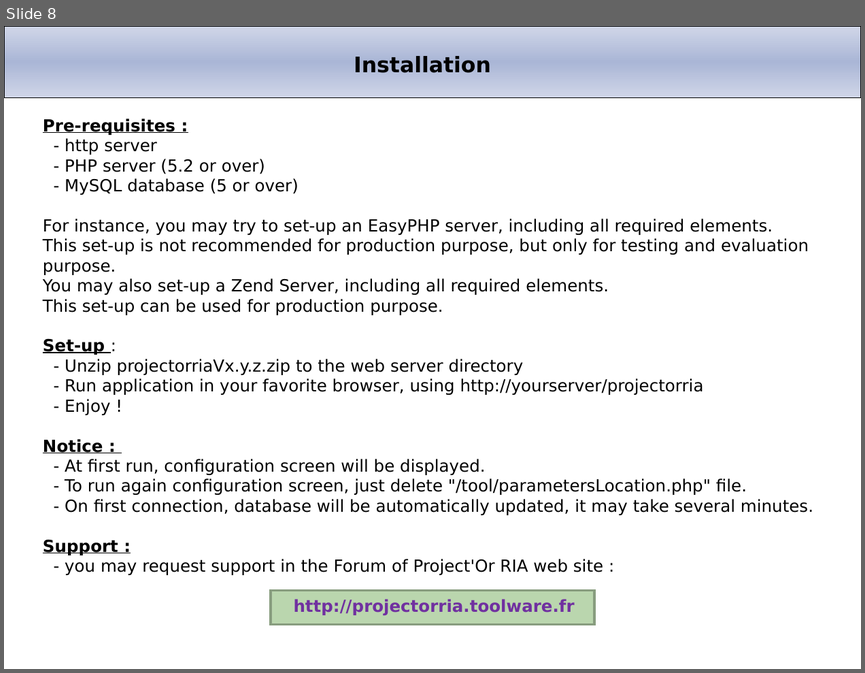
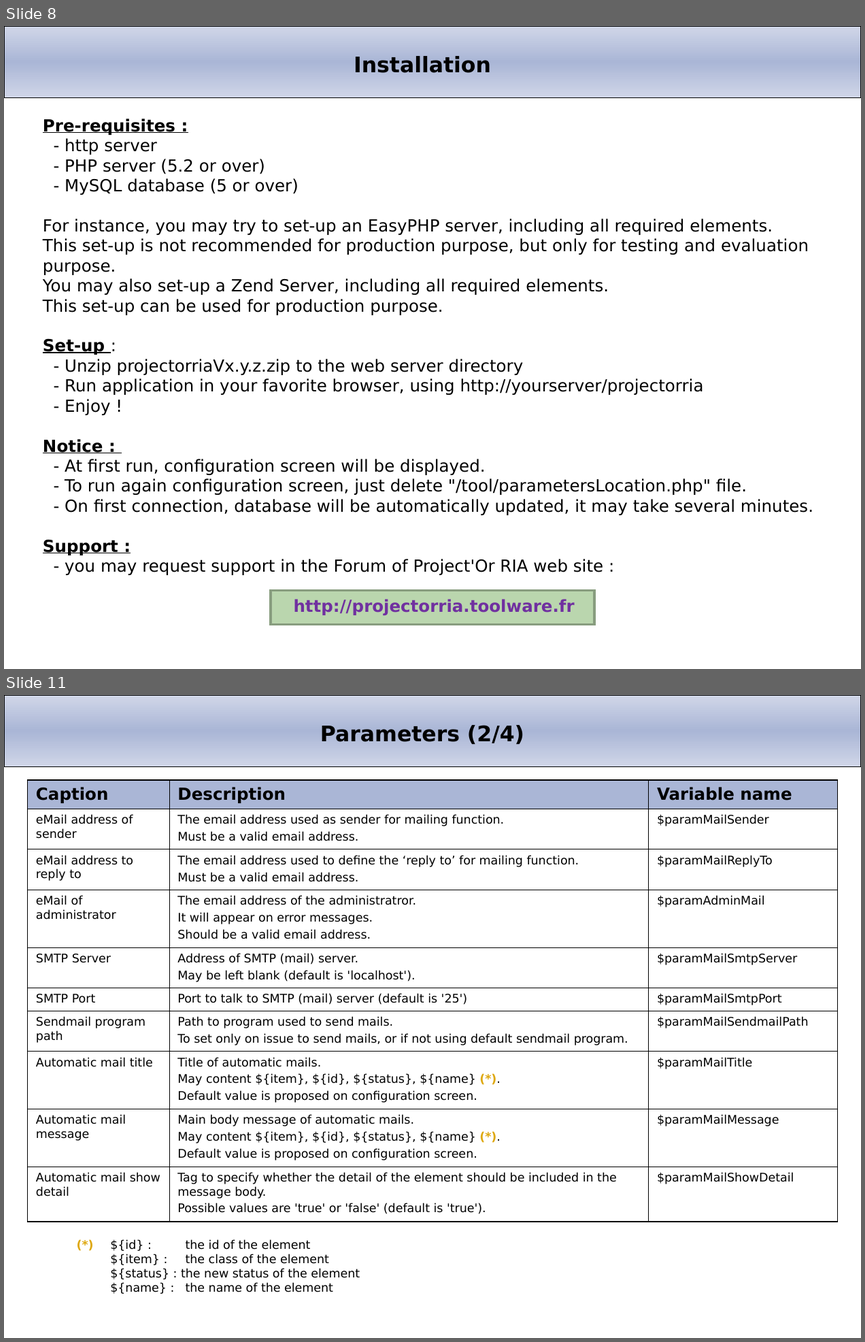
Before and after one commit to projeqtor/main, a slide deck: branches/V1.4/projector/manual/Project'Or RIA.ppt. Shown one above the other, each under a label of ours: slide 8 before the commit, slides 8 and 11 after it; the slides between them are not shown. The pictures are 865x673 and 865x1342 pixels, drawn with LibreOffice and Linux fonts; fonts in the diff are those of the drawing; background and template pictures are left out. Boxes give left, top, right and bottom in pixels: in the first picture for what was removed or moved away, otherwise in the second. Text is boxed around its words. In the diff, an @@ line names an element or a change of style, - is before the commit and + after.

```diff
--- a/branches/V1.4/projector/manual/Project'Or RIA.ppt
+++ b/branches/V1.4/projector/manual/Project'Or RIA.ppt
@@ slide 11 added at <box>4,695,861,1338</box>, background #FFFFFF; not listed: 1 template element that a slide beside it also shows @@
@@ title added at <box>320,725,524,744</box>, 18 pt, text #000000, bold @@
+Parameters (2/4)
@@ table added at <box>27,780,836,1218</box>, 10 rows, 3 columns @@
+Caption | Description | Variable name
+eMail address of sender | The email address used as sender for mailing function. / Must be a valid email address. | $paramMailSender
+eMail address to reply to | The email address used to define the ‘reply to’ for mailing function. / Must be a valid email address. | $paramMailReplyTo
+eMail of administrator | The email address of the administratror. / It will appear on error messages. / Should be a valid email address. | $paramAdminMail
+SMTP Server | Address of SMTP (mail) server. / May be left blank (default is 'localhost'). | $paramMailSmtpServer
+SMTP Port | Port to talk to SMTP (mail) server (default is '25') | $paramMailSmtpPort
+Sendmail program path | Path to program used to send mails. / To set only on issue to send mails, or if not using default sendmail program. | $paramMailSendmailPath
+Automatic mail title | Title of automatic mails. / May content ${item}, ${id}, ${status}, ${name} (*). / Default value is proposed on configuration screen. | $paramMailTitle
+Automatic mail message | Main body message of automatic mails. / May content ${item}, ${id}, ${status}, ${name} (*). / Default value is proposed on configuration screen. | $paramMailMessage
+Automatic mail show detail | Tag to specify whether the detail of the element should be included in the message body. / Possible values are 'true' or 'false' (default is 'true'). | $paramMailShowDetail
@@ text added at <box>110,1239,360,1293</box>, 10 pt, text #000000 @@
+(*) ${id} : the id of the element
+${item} : the class of the element
+${status} : the new status of the element
+${name} : the name of the element
```
Also in this commit, not shown: 2 slides changed, 7 other slides added, 1 slide removed, 1 other file.
